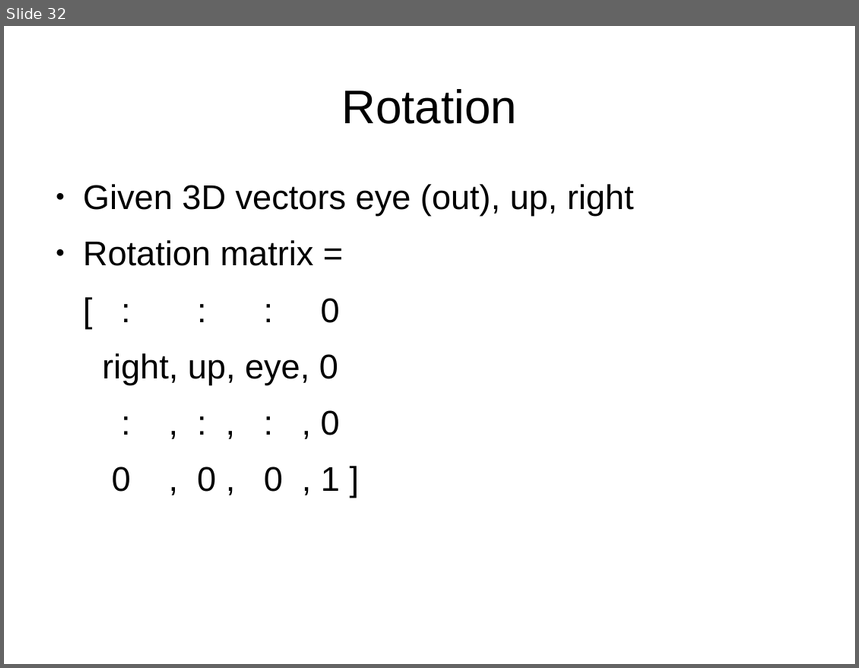
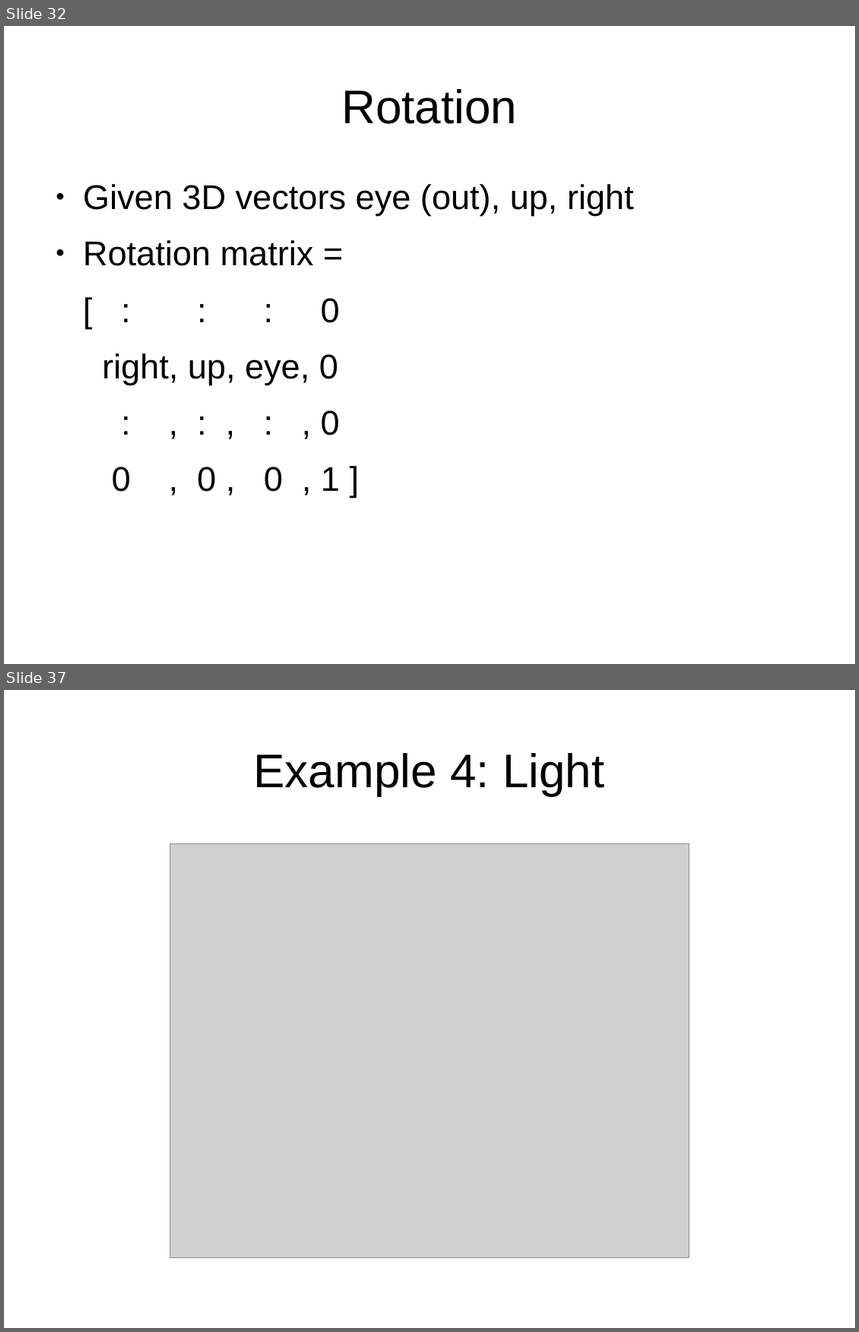
Before and after one commit to jayschwa/3d-opengl-presentation, a slide deck: Slides.odp. Shown one above the other, each under a label of ours: slide 32 before the commit, slides 32 and 37 after it; the slides between them are not shown. The pictures are 859x668 and 859x1332 pixels, drawn with LibreOffice and Linux fonts; fonts in the diff are those of the drawing; grey boxes stand for pictures. Boxes give left, top, right and bottom in pixels: in the first picture for what was removed or moved away, otherwise in the second. Text is boxed around its words. In the diff, an @@ line names an element or a change of style, - is before the commit and + after.

```diff
--- a/Slides.odp
+++ b/Slides.odp
@@ slide 37 added at (4,690,855,1328), background #FFFFFF @@
@@ title added at (253,753,605,796), 44 pt, text #000000 @@
+Example 4: Light
@@ picture added at (170,844,689,1258) @@
```
Also in this commit, not shown: 2 slides changed, 4 other slides added.
